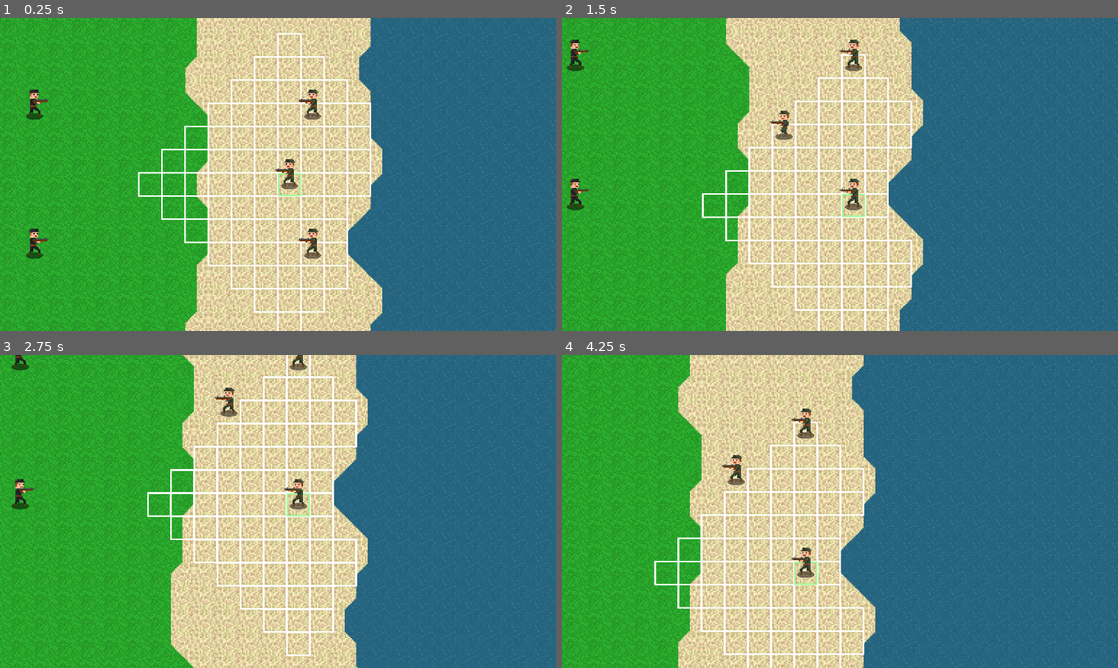
Above: before the commit, frames 1-4 (two rows, left to right).
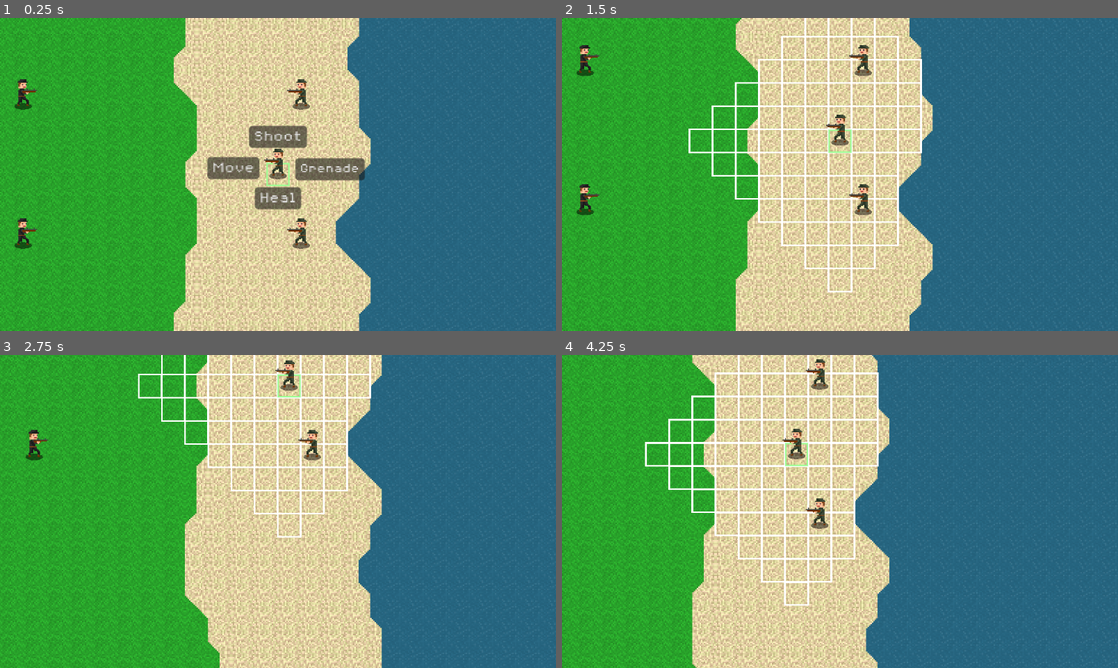
Above: after the commit, the same moments.

Repository: JLi69/thaddaysim
Game: Godot game, scene res://scenes/Main.tscn
Same seed, same stepped clock (60 frames per second), same inputs: the game is played once before the commit and once after it.
Inputs (mouse positions are in pixels of both pictures, inside the frame that each line leads up to):
- Up to frame 1 (0.25 s): no input
- Up to frame 2 (1.5 s): click (795, 168) at 0.5 s, where only the run after the commit has a clickable "Move"; move the mouse to (962, 158) at 1.27 s; hold S (camera_down) from 1.28 s (still down)
- Up to frame 3 (2.75 s): move the mouse to (166, 527) at 2.02 s; release S (camera_down) at 2.03 s; tap A (camera_left) at 2.1 s
- Up to frame 4 (4.25 s): move the mouse to (895, 442) at 2.77 s; hold Middle mouse button (camera_move) 2.78-3.53 s; move the mouse to (812, 574) at 3.52 s; tap Right (camera_right) at 3.6 s

The runs differ from the first frame. In frame 1, 23% of the frame differs, in the area x 0-69%, y 0-100%; in frame 2, 25%, in the area x 0-67%, y 0-100%; in frame 3, 25%; in frame 4, 24%.

Commit message:
added action menu, TODO: implement actions other than move

Diff:
--- a/scenes/AlliedSoldier.tscn
+++ b/scenes/AlliedSoldier.tscn
@@ -1,8 +1,10 @@
-[gd_scene load_steps=20 format=3 uid="uid://o3ai05q6n00j"]
+[gd_scene load_steps=22 format=3 uid="uid://o3ai05q6n00j"]
 
 [ext_resource type="Texture2D" uid="uid://cm6kxt2fqq8s5" path="res://art/soldier.png" id="1_nvo2k"]
 [ext_resource type="Script" path="res://scripts/allied_soldier.gd" id="2_at5eq"]
 [ext_resource type="Texture2D" uid="uid://dtl8xc6daks87" path="res://art/shadow.png" id="3_ojkwm"]
+[ext_resource type="FontFile" uid="uid://b83lr4reqbm0y" path="res://fonts/8BitOperator/8bitOperatorPlus8-Regular.ttf" id="4_jsfsn"]
+[ext_resource type="Script" path="res://scripts/allied_soldier_buttons.gd" id="4_wx0ji"]
 
 [sub_resource type="AtlasTexture" id="AtlasTexture_4u63t"]
 atlas = ExtResource("1_nvo2k")
@@ -135,3 +137,47 @@
 position = Vector2(-5.68434e-14, 16.25)
 scale = Vector2(0.46875, 0.175781)
 texture = ExtResource("3_ojkwm")
+
+[node name="Buttons" type="Node2D" parent="."]
+script = ExtResource("4_wx0ji")
+
+[node name="Move" type="Button" parent="Buttons"]
+offset_left = -61.25
+offset_right = -16.25
+offset_bottom = 19.0
+theme_override_fonts/font = ExtResource("4_jsfsn")
+theme_override_font_sizes/font_size = 14
+text = "Move"
+metadata/_edit_use_anchors_ = true
+
+[node name="Shoot" type="Button" parent="Buttons"]
+offset_left = -25.0
+offset_top = -27.5
+offset_right = 25.0
+offset_bottom = -8.5
+theme_override_fonts/font = ExtResource("4_jsfsn")
+theme_override_font_sizes/font_size = 14
+text = "Shoot"
+metadata/_edit_use_anchors_ = true
+
+[node name="Grenade" type="Button" parent="Buttons"]
+offset_left = 15.0
+offset_top = 0.5
+offset_right = 75.0
+offset_bottom = 19.5
+theme_override_fonts/font = ExtResource("4_jsfsn")
+theme_override_font_sizes/font_size = 12
+text = "Grenade"
+metadata/_edit_use_anchors_ = true
+
+[node name="Heal" type="Button" parent="Buttons"]
+offset_left = -20.0
+offset_top = 26.25
+offset_right = 20.0
+offset_bottom = 45.25
+theme_override_fonts/font = ExtResource("4_jsfsn")
+theme_override_font_sizes/font_size = 14
+text = "Heal"
+metadata/_edit_use_anchors_ = true
+
+[connection signal="pressed" from="Buttons/Move" to="Buttons" method="_on_move_pressed"]
--- a/scenes/AxisSoldier.tscn
+++ b/scenes/AxisSoldier.tscn
@@ -1,8 +1,10 @@
-[gd_scene load_steps=20 format=3 uid="uid://cndr272gpptp8"]
+[gd_scene load_steps=22 format=3 uid="uid://cndr272gpptp8"]
 
 [ext_resource type="Texture2D" uid="uid://b4cnnpdivfsmu" path="res://art/axis_soldier.png" id="1_05sra"]
 [ext_resource type="Script" path="res://scripts/axis_soldier.gd" id="2_057vq"]
 [ext_resource type="Texture2D" uid="uid://dtl8xc6daks87" path="res://art/shadow.png" id="2_geepr"]
+[ext_resource type="Script" path="res://scenes/axis_soldier_buttons.gd" id="4_ledci"]
+[ext_resource type="FontFile" uid="uid://b83lr4reqbm0y" path="res://fonts/8BitOperator/8bitOperatorPlus8-Regular.ttf" id="5_if13f"]
 
 [sub_resource type="AtlasTexture" id="AtlasTexture_w4hl3"]
 atlas = ExtResource("1_05sra")
@@ -134,3 +136,44 @@
 position = Vector2(-5.68434e-14, 16.25)
 scale = Vector2(0.46875, 0.175781)
 texture = ExtResource("2_geepr")
+
+[node name="Buttons" type="Node2D" parent="."]
+script = ExtResource("4_ledci")
+
+[node name="Move" type="Button" parent="Buttons"]
+offset_left = -57.5
+offset_top = -1.25
+offset_right = -12.5
+offset_bottom = 17.75
+theme_override_fonts/font = ExtResource("5_if13f")
+theme_override_font_sizes/font_size = 14
+text = "Move"
+
+[node name="Shoot" type="Button" parent="Buttons"]
+offset_left = -25.0
+offset_top = -28.75
+offset_right = 25.0
+offset_bottom = -9.75
+theme_override_fonts/font = ExtResource("5_if13f")
+theme_override_font_sizes/font_size = 14
+text = "Shoot"
+
+[node name="Build" type="Button" parent="Buttons"]
+offset_left = 17.5
+offset_top = -1.25
+offset_right = 63.5
+offset_bottom = 17.75
+theme_override_fonts/font = ExtResource("5_if13f")
+theme_override_font_sizes/font_size = 14
+text = "Build"
+
+[node name="Heal" type="Button" parent="Buttons"]
+offset_left = -37.5
+offset_top = 27.5
+offset_right = 39.5
+offset_bottom = 46.5
+theme_override_fonts/font = ExtResource("5_if13f")
+theme_override_font_sizes/font_size = 14
+text = "Landmine"
+
+[connection signal="pressed" from="Buttons/Move" to="Buttons" method="_on_move_pressed"]
--- /dev/null
+++ b/scenes/axis_soldier_buttons.gd
@@ -0,0 +1,5 @@
+extends Node2D
+
+func _on_move_pressed() -> void:
+	get_parent().action = "move"
+	hide()
--- a/scripts/allied_soldier.gd
+++ b/scripts/allied_soldier.gd
@@ -8,6 +8,8 @@
 var targety: int = 0
 @onready var tilesz = $/root/Main/Map/Tiles.tile_set.tile_size.x
 var size: Vector2i = Vector2i.ZERO
+
+var action: String = ""
 
 func get_tile_pos() -> Vector2i:
 	var px = int(floor(position.x / tilesz))
@@ -185,6 +187,7 @@
 	targety = get_tile_pos().y
 	startx = get_tile_pos().x
 	starty = get_tile_pos().y
+	$Buttons.hide()
 
 func _process(delta: float) -> void:
 	var tilepos = get_tile_pos()
--- /dev/null
+++ b/scripts/allied_soldier_buttons.gd
@@ -0,0 +1,5 @@
+extends Node2D
+
+func _on_move_pressed() -> void:
+	get_parent().action = "move"
+	hide()
--- a/scripts/axis_soldier.gd
+++ b/scripts/axis_soldier.gd
@@ -8,6 +8,8 @@
 var targety: int = 0
 @onready var tilesz = $/root/Main/Map/Tiles.tile_set.tile_size.x
 var size: Vector2i = Vector2i.ZERO
+
+var action: String = ""
 
 func get_tile_pos() -> Vector2i:
 	var px = int(floor(position.x / tilesz))
@@ -69,6 +71,8 @@
 	startx = get_tile_pos().x
 	starty = get_tile_pos().y
 
+	$Buttons.hide()
+
 func _process(delta: float) -> void:
 	var tilepos = get_tile_pos()
 
--- a/scripts/main.gd
+++ b/scripts/main.gd
@@ -23,20 +23,26 @@
 func _ready() -> void:
 	# Allied soldiers go first
 	add_soldiers_to_queue(get_node(node_paths[current_turn]), node_paths[current_turn])
+	# center camera upon soldier
+	if len(soldiers) != 0:
+		$Camera2D.position = get_node(soldiers[0]).position
+		$Camera2D.position.y += get_node(soldiers[0]).size.y / 8.0 * 3.0
 
 func generate_outlines():
 	if len(soldiers) == 0:
 		return
 
-	var node_name = soldiers[0]
-	current_soldier = node_name
-	var pos = get_node(node_name).get_tile_pos()
+	current_soldier = soldiers[0]
+	var soldier = get_node(current_soldier)
+	var pos = soldier.get_tile_pos()
 	var world_pos = convert_tile_to_world(pos)
 	$GreenOutline.position = world_pos
 
-	if $Outlines.get_child_count() == 0:
-		$Camera2D.start_zooming(world_pos.x, world_pos.y)
-		var possible = get_node(node_name).get_possible_moves()
+	if soldier.action == "":
+		soldier.get_node("Buttons").show()
+
+	if $Outlines.get_child_count() == 0 and soldier.action == "move":
+		var possible = soldier.get_possible_moves()
 		for p in possible:
 			var outline = white_outline.instantiate()
 			outline.tilex = p.x
@@ -51,6 +57,8 @@
 		current_turn += 1
 		current_turn %= len(node_paths)
 		add_soldiers_to_queue(get_node(node_paths[current_turn]), node_paths[current_turn])
+		var world_pos = get_node(soldiers[0]).get_world_pos()
+		$Camera2D.start_zooming(world_pos.x, world_pos.y)
 
 	if len(soldiers) == 0:
 		$GreenOutline.hide()
--- a/scripts/outline.gd
+++ b/scripts/outline.gd
@@ -18,12 +18,18 @@
 
 	var soldier_node_path = $/root/Main.current_soldier
 	var soldier = $/root/Main.get_node(soldier_node_path)
+	soldier.get_node("Buttons").hide()
+	soldier.action = ""
 	soldier.targetx = tilex
 	soldier.targety = tiley
 	soldier.startx = soldier.get_tile_pos().x
 	soldier.starty = soldier.get_tile_pos().y
 	soldier.animation = "walking"
 
+	if len($/root/Main.soldiers) > 0:
+		var world_pos = $/root/Main.get_node($/root/Main.soldiers[0]).get_world_pos()
+		$/root/Main/Camera2D.start_zooming(world_pos.x, world_pos.y)
+
 	var outlines = $/root/Main/Outlines
 	for n in outlines.get_children():
 		outlines.remove_child(n)
